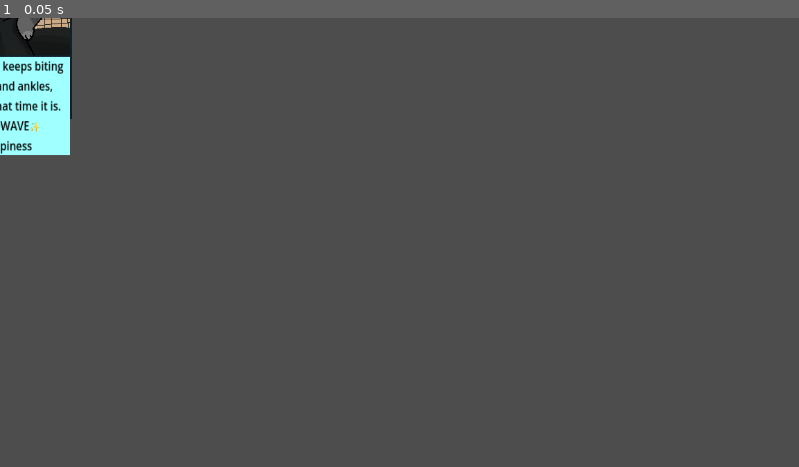
Above: before the commit, frame 1.
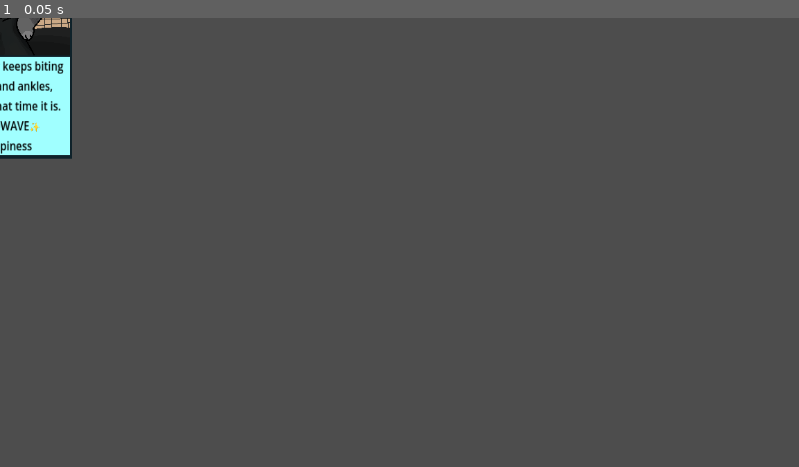
Above: after the commit, the same moment.

Repository: Wilvy10/Bonk
Game: Godot game, scene res://prefabs/microwave_post.tscn
Same seed, same stepped clock (60 frames per second), same inputs: the game is played once before the commit and once after it. This scene is started directly instead of the project's main scene.
Inputs:
- Up to frame 1 (0.05 s): no input

The runs differ from the first frame. In frame 1, 0.1% of the frame differs, in the area x 0-10%, y 22-32%.
Error in both runs: Invalid access to property or key 'button_up' on a base object of type 'null instance'. (res://scripts/post.gd:54)

Commit message:
final final final final project

Diff:
--- a/sbgj-bonk(unnamed-project)/prefabs/microwave_post.tscn
+++ b/sbgj-bonk(unnamed-project)/prefabs/microwave_post.tscn
@@ -19,7 +19,7 @@
 offset_left = -103.00001
 offset_top = 56.0
 offset_right = 100.99999
-offset_bottom = 136.99998
+offset_bottom = 188.73676
 scale = Vector2(1.0145473, 1.1074551)
 color = Color(0.05882353, 0.13333334, 0.16470589, 1)
 
--- a/sbgj-bonk(unnamed-project)/scripts/user.gd
+++ b/sbgj-bonk(unnamed-project)/scripts/user.gd
@@ -19,11 +19,11 @@
 	if (happiness - rage >=5):
 		var texture = load('res://images/Person Icons/Person CL Happy.png')
 		get_node("PersonClNeutral").texture = texture
-	elif (rage -happiness >= 5):
-		var texture = load('res://images/Person Icons/Person CL Neutral.png')
+	elif (rage - happiness >= 5):
+		var texture = load('res://images/Person Icons/Person CL Angry.png')
 		get_node("PersonClNeutral").texture = texture
 	else:
-		var texture = load('res://images/Person Icons/Person CL Angry.png')
+		var texture = load('res://images/Person Icons/Person CL Neutral.png')
 		get_node("PersonClNeutral").texture = texture
 func endGame():
 	happiness = get_node("happiness meter").get_happiness()
Not shown: 1 places in sbgj-bonk(unnamed-project)/prefabs/microwave_post.tscn that only renumber resources
